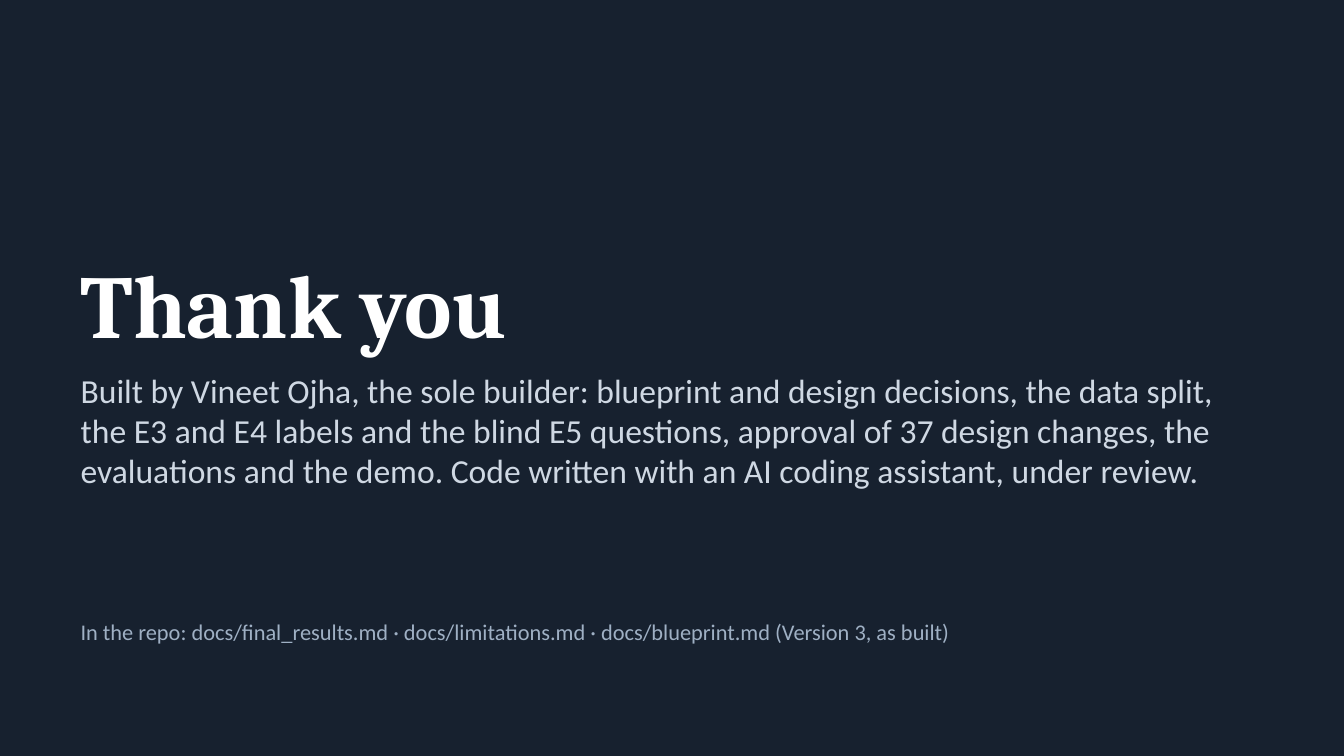
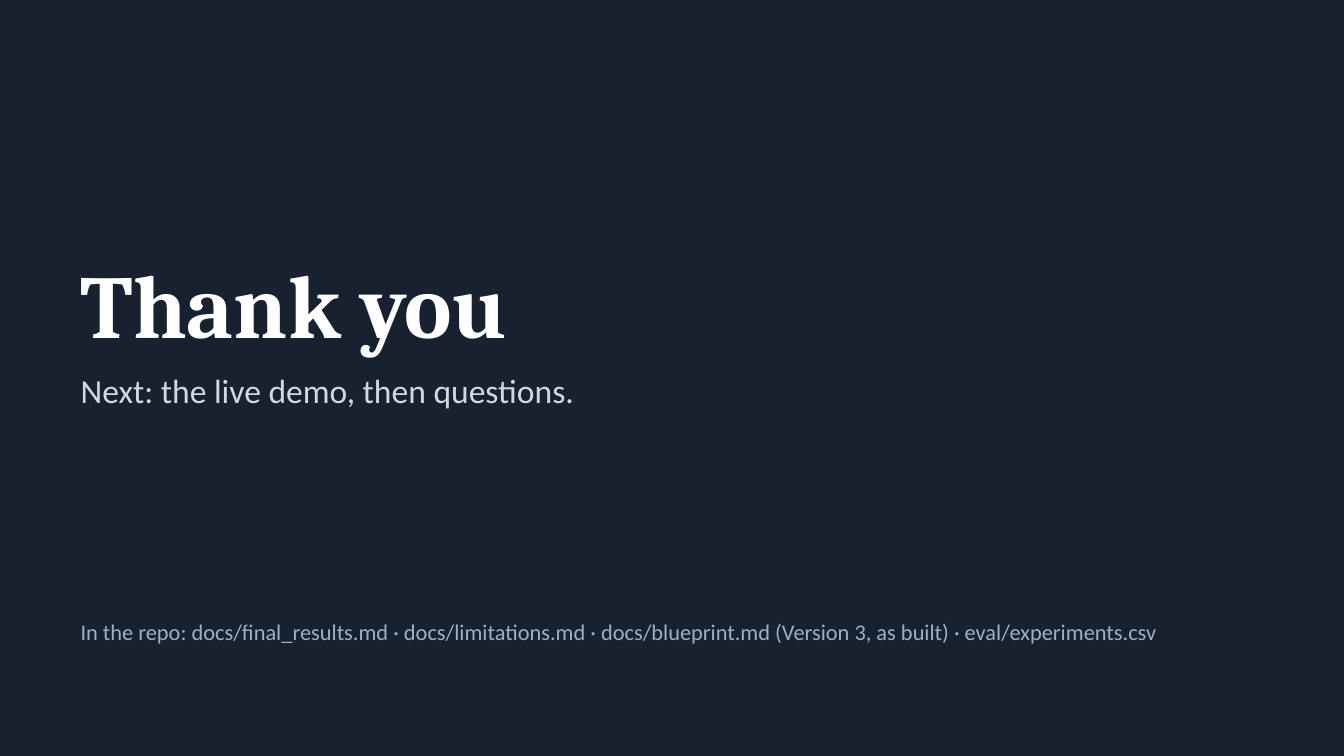
Before and after one commit to vojha95/finagent, a slide deck: slide 17 of docs/FinAgent_deck.pptx (slide 23 before the commit). Drawn at 1344x756 pixels with LibreOffice and Linux fonts; fonts in the diff are those of the drawing. Boxes give left, top, right and bottom in pixels: in the first picture for what was removed or moved away, otherwise in the second. Text is boxed around its words. In the diff, an @@ line names an element or a change of style, - is before the commit and + after.

```diff
--- a/docs/FinAgent_deck.pptx
+++ b/docs/FinAgent_deck.pptx
@@ text at (81, 379, 574, 409): text changed @@
-Built by Vineet Ojha, the sole builder: blueprint and design decisions, the data split, the E3 and E4 labels and the blind E5 questions, approval of 37 design changes, the evaluations and the demo. Code written with an AI coding assistant, under review.
+Next: the live demo, then questions.
@@ text at (81, 624, 1157, 644): text changed @@
-In the repo: docs/final_results.md · docs/limitations.md · docs/blueprint.md (Version 3, as built)
+In the repo: docs/final_results.md · docs/limitations.md · docs/blueprint.md (Version 3, as built) · eval/experiments.csv
```
Also in this commit, not shown: 3 other slides changed, 2 slides added, 1 slide removed, 1 other file.
